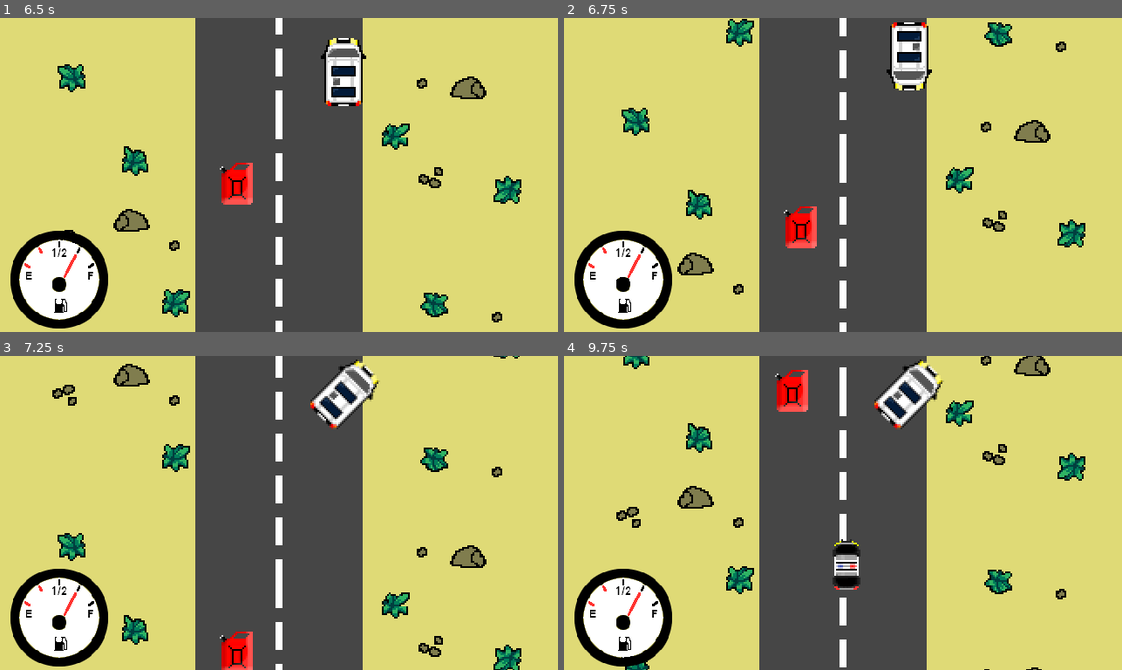
Above: before the commit, frames 1-4 (two rows, left to right).
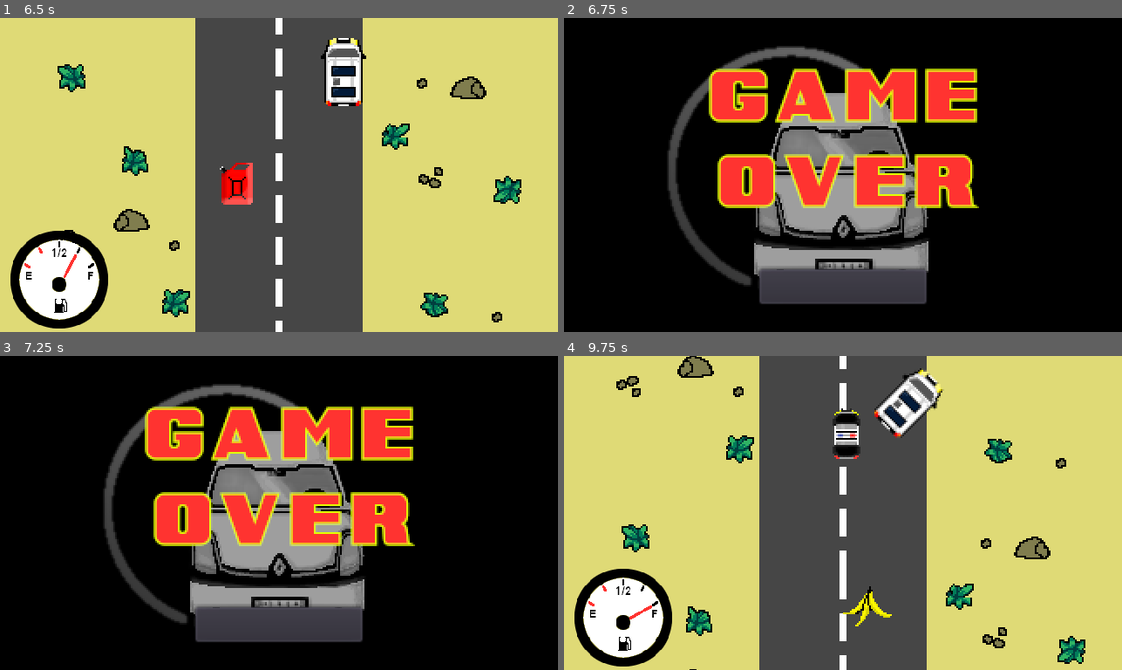
Above: after the commit, the same moments.

Repository: bwtlt/wakavanture_thegame
Game: Godot game, scene res://World/World.tscn
Two runs of this game, one before a commit and one after it. Both use one fixed random seed, a clock stepped at 60 frames per second and the inputs below.
Inputs (mouse positions are in pixels of both pictures, inside the frame that each line leads up to):
- Up to frame 1 (6.5 s): click "START" at 0.5 s; hold Up (ui_up) 1.28-2.78 s; hold Left (ui_left) 2.78-4.28 s; hold Down (ui_down) 4.28-5.03 s; hold Right (ui_right) 5.03-5.78 s; hold Up (ui_up) from 5.78 s (still down)
- Up to frame 2 (6.75 s): release Up (ui_up) at 6.53 s; hold Right (ui_right) from 6.53 s (still down)
- Up to frame 3 (7.25 s): keep holding Right (ui_right)
- Up to frame 4 (9.75 s): release Right (ui_right) at 7.25 s; click (843, 626) at 7.25 s, where only the run after the commit has a clickable "TRY AGAIN"; hold Right (ui_right) 8.03-9.53 s; hold Down (ui_down) from 9.53 s (still down)

Frame 1 is identical in both runs. In frame 2, 93% of the frame differs, in the area x 0-100%, y 0-100%; in frame 3, 94%; in frame 4, 10%.

Commit message:
added game over screen, need to find a better scoring

Diff:
--- a/World/World.gd
+++ b/World/World.gd
@@ -1,11 +1,6 @@
 extends Node2D
 
-onready var title_screen = $TitleScreen
-onready var start_button = $TitleScreen/Menu/Button
-onready var background = $ParallaxBackground
-onready var background_layer = $ParallaxBackground/ParallaxLayer
 onready var player = $Player
-onready var score_label = $Score
 var score = 0
 
 enum PropType {Jerrycan, Banana, PoliceCar}
@@ -36,16 +31,24 @@
 
 func _start_pressed():
 	playing = true
-	title_screen.visible = false
+	$TitleScreen.visible = false
+	$GameOverScreen.visible = false
 	spawn_timer.start()
 	fuel_timer.start()
 
+	_set_score(0)
 	fuel = 4
 
 func _ready():
+	$TitleScreen.visible = true
 	rng.randomize()
 
-	start_button.connect("pressed", self, "_start_pressed")
+	var err = $TitleScreen/Menu/Button.connect("pressed", self, "_start_pressed")
+	if err != OK:
+		print ("Failed to connect start button")
+	err = $GameOverScreen/Button.connect("pressed", self, "_start_pressed")
+	if err != OK:
+		print ("Failed to connect restart button")
 
 	spawn_timer.set_wait_time(1.0)
 	spawn_timer.set_one_shot(false)
@@ -102,19 +105,22 @@
 		if collider.type == PropType.Jerrycan && fuel < 4:
 			fuel += 1
 		if collider.bonus:
-			score += 1
+			_set_score(score + 1)
 		else:
-			score -= 1
+			_set_score(score - 1)
 			player.spin()
 		remove_child(collider)
-		score_label.text = "SCORE %s" % score
+
+func _set_score(new_score):
+	score = new_score
+	$Score.text = "SCORE %s" % score
 
 func _process(delta):
 	if playing:
 		if fuel >= 0:
 			$FuelGauge.frame = fuel
 
-		background.scroll_offset.y += VELOCITY * delta
+		$ParallaxBackground.scroll_offset.y += VELOCITY * delta
 
 		if props_to_spawn > 0 && props_to_spawn < 3:
 			_spawn_prop()
@@ -128,6 +134,10 @@
 		if score >= 10:
 			VELOCITY = 120
 
+		if score < 0 || fuel == 0:
+			playing = false
+			$GameOverScreen.visible = true
+
 class Prop extends StaticBody2D:
 	var bonus = false
 	var type = PropType.Jerrycan
--- a/World/World.tscn
+++ b/World/World.tscn
@@ -1,9 +1,10 @@
-[gd_scene load_steps=8 format=2]
+[gd_scene load_steps=9 format=2]
 
 [ext_resource path="res://UI/FuelGauge.png" type="Texture" id=1]
 [ext_resource path="res://World/Road.png" type="Texture" id=2]
 [ext_resource path="res://Mobi/Player.tscn" type="PackedScene" id=3]
 [ext_resource path="res://World/TitleScreen.png" type="Texture" id=4]
+[ext_resource path="res://UI/GameOver.png" type="Texture" id=5]
 [ext_resource path="res://Fonts/Font.tres" type="DynamicFont" id=6]
 [ext_resource path="res://World/World.gd" type="Script" id=9]
 
@@ -29,7 +30,6 @@
 [node name="Player" parent="." instance=ExtResource( 3 )]
 
 [node name="Score" type="Label" parent="."]
-visible = false
 margin_left = 242.0
 margin_top = 161.0
 margin_right = 315.0
@@ -48,6 +48,7 @@
 frame = 4
 
 [node name="TitleScreen" type="Control" parent="."]
+visible = false
 anchor_right = 1.0
 anchor_bottom = 1.0
 
@@ -69,6 +70,9 @@
 margin_right = 71.0
 margin_bottom = 20.0
 theme = SubResource( 1 )
+__meta__ = {
+"_edit_group_": true
+}
 
 [node name="Label" type="Label" parent="TitleScreen/Menu/Button"]
 anchor_left = 0.5
@@ -83,3 +87,43 @@
 text = "START"
 align = 1
 valign = 1
+
+[node name="GameOverScreen" type="Control" parent="."]
+visible = false
+margin_right = 40.0
+margin_bottom = 40.0
+
+[node name="TextureRect" type="TextureRect" parent="GameOverScreen"]
+margin_right = 320.0
+margin_bottom = 180.0
+texture = ExtResource( 5 )
+
+[node name="Score" type="Label" parent="GameOverScreen"]
+margin_left = 120.0
+margin_top = 120.0
+margin_right = 200.0
+margin_bottom = 135.0
+grow_horizontal = 0
+custom_fonts/font = ExtResource( 6 )
+text = "Score: 0"
+align = 1
+valign = 1
+
+[node name="Button" type="Button" parent="GameOverScreen"]
+margin_left = 112.0
+margin_top = 144.0
+margin_right = 208.0
+margin_bottom = 164.0
+theme = SubResource( 1 )
+__meta__ = {
+"_edit_group_": true
+}
+
+[node name="Label" type="Label" parent="GameOverScreen/Button"]
+margin_left = 3.0
+margin_top = 3.0
+custom_fonts/font = ExtResource( 6 )
+text = "TRY AGAIN"
+align = 1
+valign = 1
+percent_visible = -0.125
Binary file added: UI/GameOver.png
